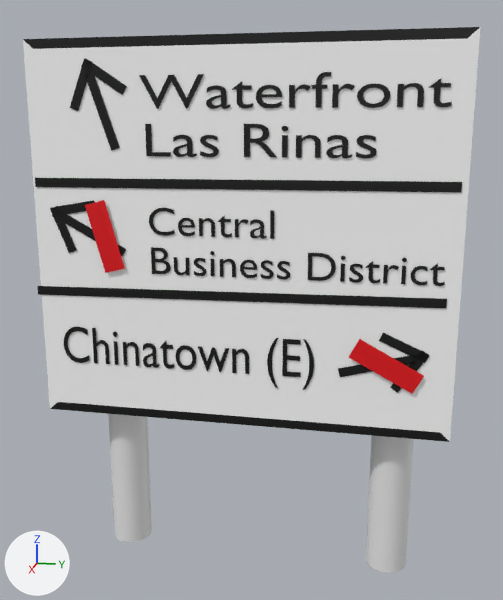
The FBX model Assets/Models/UK_junction_sign_22.fbx as it was, and as the next commit left it.
Before and after are seen from a 50 mm camera at (62.5, 15.0, 41.5) aimed at (-1.3, 2.3, 25.5). Arrows for +X, +Y and +Z are at lower left; the lights stay in place. Where no turn or scale is listed for an object, it has been applied to the vertices.
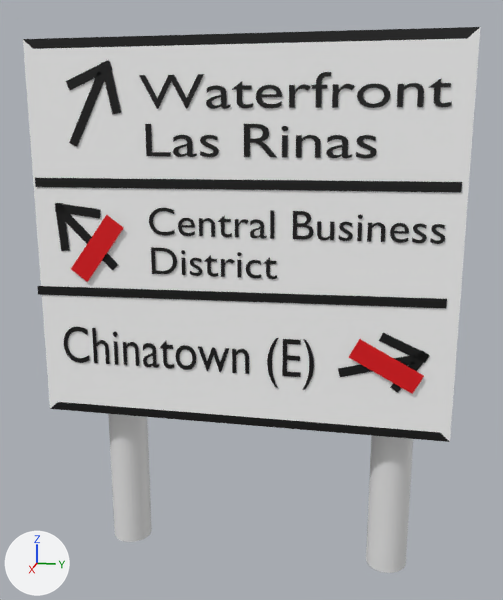
Changed parts and their boxes (x1, y1, x2, y2) in the pictures (503 x 600 px; the box of a moved part takes in the faces that stretch with it):
'Text.001', reshaped (9% shorter)
    before: (149, 208, 445, 286)
    after: (149, 208, 445, 279)
'Plane.007', moved, turned
    before: (85, 200, 125, 273)
    after: (71, 215, 123, 282)
'Plane.003', moved, turned
    before: (84, 73, 120, 151)
    after: (69, 72, 107, 147)
'Plane', moved, turned
    before: (70, 59, 93, 111)
    after: (66, 60, 112, 90)
'Plane.002', moved, turned
    before: (81, 58, 127, 95)
    after: (102, 61, 121, 115)
'Plane.004', moved, turned
    before: (59, 212, 126, 257)
    after: (61, 211, 118, 271)
'Plane.005', moved, turned
    before: (51, 200, 95, 216)
    after: (55, 203, 101, 219)
'Plane.006', moved, turned
    before: (50, 206, 76, 253)
    after: (55, 203, 70, 251)
part 1 of me_text_003, moved or reshaped
    before: (430, 263, 445, 286)
    after: (263, 258, 277, 279)
part 2 of me_text_003, moved or reshaped
    before: (411, 266, 428, 285)
    after: (246, 260, 261, 278)
part 3 of me_text_003, moved or reshaped
    before: (401, 266, 406, 284)
    after: (237, 260, 241, 277)
part 4 of me_text_003, moved or reshaped
    before: (383, 265, 399, 284)
    after: (221, 259, 235, 277)
part 5 of me_text_003, moved or reshaped
    before: (365, 261, 380, 283)
    after: (204, 255, 218, 277)
part 6 of me_text_003, moved or reshaped
    before: (349, 264, 363, 283)
    after: (190, 258, 202, 276)
part 7 of me_text_003, moved or reshaped
    before: (340, 263, 345, 282)
    after: (182, 258, 186, 275)
part 8 of me_text_003, moved or reshaped
    before: (308, 253, 336, 281)
    after: (151, 247, 177, 274)
part 9 of me_text_003, moved or reshaped
    before: (277, 261, 290, 280)
    after: (430, 224, 445, 244)
part 10 of me_text_003, moved or reshaped
    before: (261, 260, 274, 279)
    after: (412, 224, 427, 243)
part 11 of me_text_003, moved or reshaped
    before: (240, 260, 257, 278)
    after: (390, 223, 409, 243)
part 12 of me_text_003, moved or reshaped
    before: (220, 259, 236, 277)
    after: (367, 222, 385, 242)
part 13 of me_text_003, moved or reshaped
    before: (211, 259, 215, 276)
    after: (357, 222, 362, 241)
part 14 of me_text_003, moved or reshaped
    before: (194, 258, 206, 276)
    after: (339, 222, 353, 241)
part 15 of me_text_003, moved or reshaped
    before: (174, 257, 190, 275)
    after: (317, 221, 335, 241)
part 16 of me_text_003, moved or reshaped
    before: (151, 247, 171, 274)
    after: (293, 211, 314, 240)

The change in detail:
me_text_003 has 1878 vertices, 1838 faces and spans x 0.0, y 0.2..26.5, z -7.3..-1.1.
me_text_003 is used by ob_text_001; location (2.2, -6.7, 35.7).
me_text_003 part 1: the loose piece of 58 vertices spanning x 0.0, y 25.2..26.5, z -7.3..-5.3 is moved by (0.0, -14.5, 0.0).
me_text_003 part 2: the loose piece of 98 vertices spanning x 0.0, y 23.6..25.1, z -7.3..-5.6 is moved by (0.0, -14.5, 0.0).
me_text_003 part 3: the loose piece of 4 vertices spanning x 0.0, y 22.9..23.2, z -7.3..-5.6 is moved by (0.0, -14.5, 0.0).
me_text_003 part 4: the loose piece of 55 vertices spanning x 0.0, y 21.3..22.6, z -7.3..-5.6 is moved by (0.0, -14.5, 0.0).
me_text_003 part 5: the loose piece of 58 vertices spanning x 0.0, y 19.8..21.1, z -7.3..-5.3 is moved by (0.0, -14.5, 0.0).
me_text_003 part 6: the loose piece of 134 vertices spanning x 0.0, y 18.4..19.6, z -7.3..-5.6 is moved by (0.0, -14.5, 0.0).
me_text_003 part 7: the loose piece of 4 vertices spanning x 0.0, y 17.7..18.0, z -7.3..-5.6 is moved by (0.0, -14.5, 0.0).
me_text_003 part 8: the loose piece of 54 vertices spanning x 0.0, y 14.8..17.2, z -7.3..-4.8 is moved by (0.0, -14.5, 0.0).
me_text_003 part 9: the loose piece of 134 vertices spanning x 0.0, y 12.0..13.2, z -7.3..-5.6 is moved by (0.0, 13.1, 3.6).
me_text_003 part 10: the loose piece of 134 vertices spanning x 0.0, y 10.5..11.7, z -7.3..-5.6 is moved by (0.0, 13.1, 3.6).
me_text_003 part 11: the loose piece of 99 vertices spanning x 0.0, y 8.6..10.2, z -7.3..-5.6 is moved by (0.0, 13.1, 3.6).
me_text_003 part 12: the loose piece of 57 vertices spanning x 0.0, y 6.8..8.2, z -7.3..-5.6 is moved by (0.0, 13.1, 3.6).
me_text_003 part 13: the loose piece of 4 vertices spanning x 0.0, y 5.9..6.3, z -7.3..-5.6 is moved by (0.0, 13.1, 3.6).
me_text_003 part 14: the loose piece of 134 vertices spanning x 0.0, y 4.3..5.5, z -7.3..-5.6 is moved by (0.0, 13.1, 3.6).
me_text_003 part 15: the loose piece of 56 vertices spanning x 0.0, y 2.4..3.9, z -7.3..-5.6 is moved by (0.0, 13.1, 3.6).
me_text_003 part 16: the loose piece of 106 vertices spanning x 0.0, y 0.3..2.1, z -7.3..-4.8 is moved by (0.0, 13.1, 3.6).
Object 'Plane' (ob_plane) moves from (2.2, -12.4, 45.2) to (2.2, -11.6, 46.0).
Object 'Plane' (ob_plane) turns from (-90, 68, -90) to (-90, 23, -90) degrees about x, y and z.
Object 'Plane.005' (ob_plane_005) moves from (2.2, -13.9, 34.3) to (2.2, -13.4, 34.1).
Object 'Plane.005' (ob_plane_005) turns from (-90, -10, 90) to (-90, 6.9, 90) degrees about x, y and z.
Object 'Plane.004' (ob_plane_004) moves from (2.2, -12.1, 31.9) to (2.2, -12.4, 31.3).
Object 'Plane.004' (ob_plane_004) turns from (-90, 28, 90) to (-90, 45, 90) degrees about x, y and z.
Object 'Plane.003' (ob_plane_003) moves from (2.2, -10.5, 43.0) to (2.2, -11.9, 43.1).
Object 'Plane.003' (ob_plane_003) turns from (-90, 72, 90) to (90, 63, -90) degrees about x, y and z.
Object 'Plane.002' (ob_plane_002) moves from (2.2, -10.2, 45.9) to (2.2, -9.6, 44.9).
Object 'Plane.002' (ob_plane_002) turns from (-90, 33, 90) to (-90, 79, 90) degrees about x, y and z.
Object 'Plane.006' (ob_plane_006) moves from (2.2, -15.0, 32.3) to (2.2, -15.1, 32.5).
Object 'Plane.006' (ob_plane_006) turns from (90, 68, 90) to (90, 85, 90) degrees about x, y and z.
Object 'Plane.007' (ob_plane_007) moves from (2.3, -10.8, 31.7) to (2.3, -11.7, 30.6).
Object 'Plane.007' (ob_plane_007) turns from (-90, 15, -90) to (-90, -36, -90) degrees about x, y and z.
